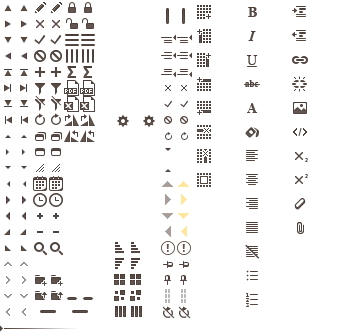
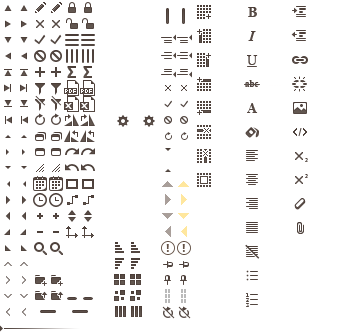
Layers edited between the first and the second 340x336 image:
added layer "dimension hover" above "dimension" over [82, 226, 94, 238]
added layer "dimension" above "kpi hover" over [66, 226, 78, 238]
added layer "kpi hover" above "kpi" over [84, 210, 92, 222]
added layer "kpi" above "connector hover" over [68, 210, 76, 222]
added layer "connector hover" above "connector" over [83, 195, 94, 205]
added layer "connector" above "shape hover" over [67, 195, 78, 205]
added layer "shape hover" above "shape" over [82, 179, 94, 189]
added layer "shape" above "undo hover" over [66, 179, 78, 189]
added layer "undo hover" above "undo" over [81, 164, 95, 171]
added layer "undo" above "redo hover" over [65, 164, 79, 171]
added layer "redo hover" above "redo" over [81, 148, 95, 155]
added layer "redo" above "Rotate" over [65, 148, 79, 155]
